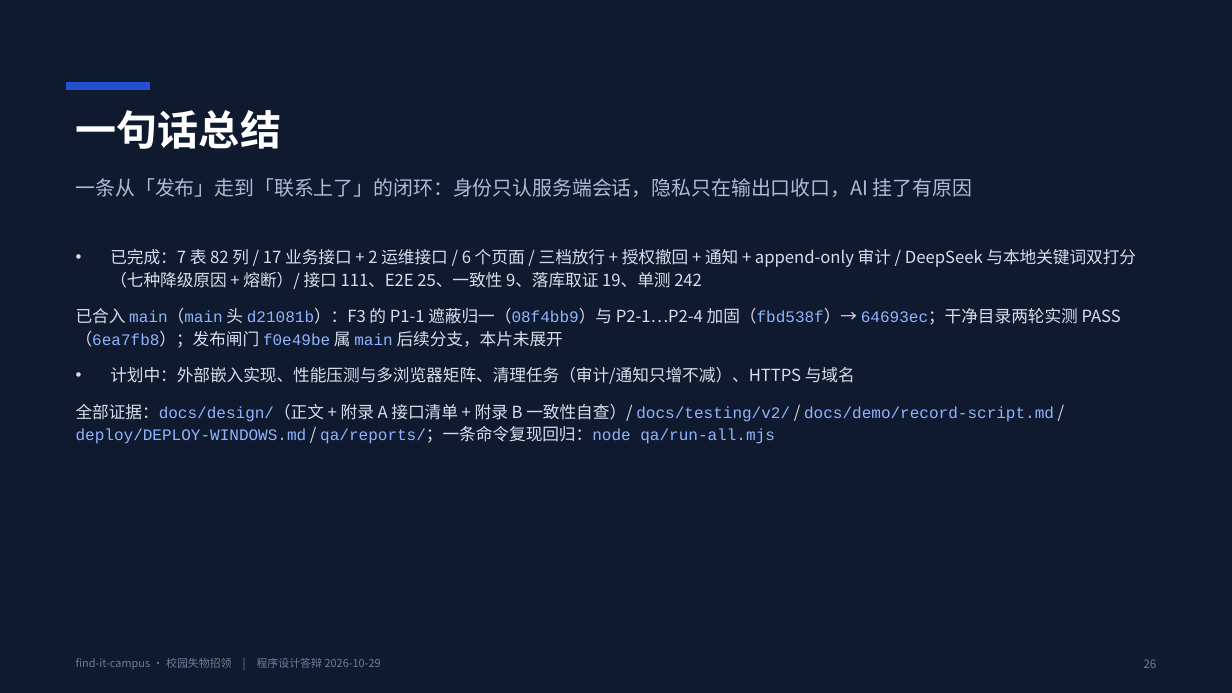
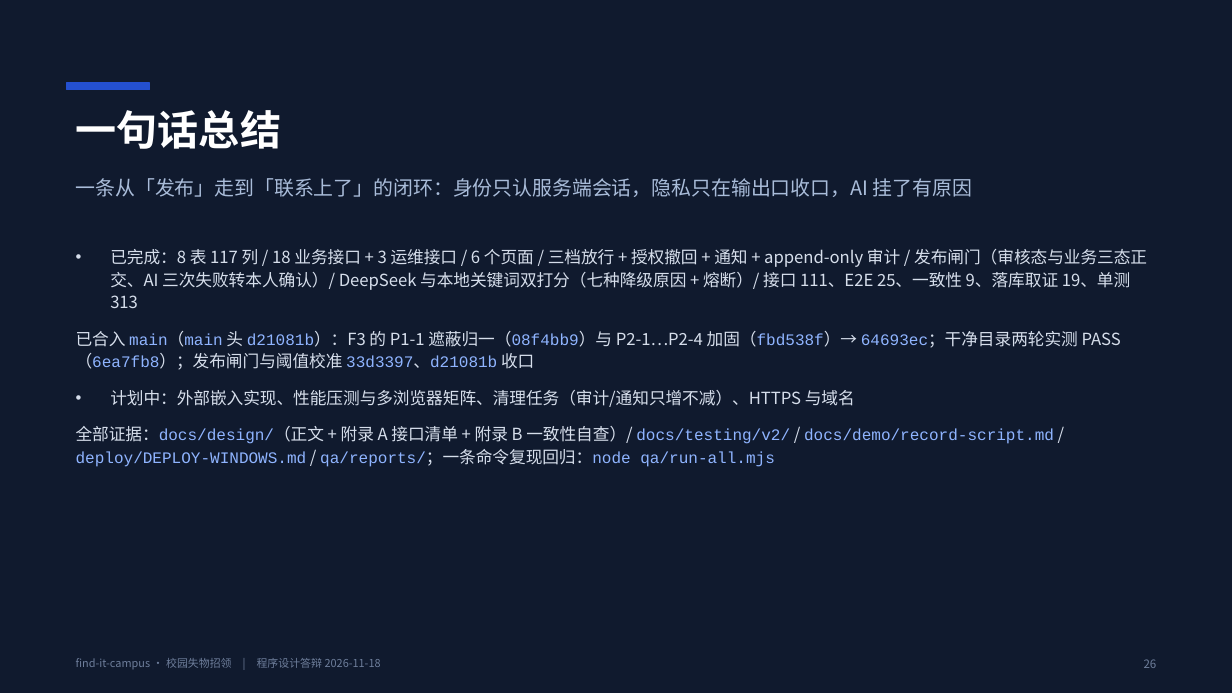
Before and after one commit to BLingKiy/find-it-campus, a slide deck: slide 26 of docs/delivery/答辩PPT.pptx. Drawn at 1232x693 pixels with LibreOffice and Linux fonts; fonts in the diff are those of the drawing. Boxes give left, top, right and bottom in pixels: in the first picture for what was removed or moved away, otherwise in the second. Text is boxed around its words. In the diff, an @@ line names an element or a change of style, - is before the commit and + after.

Commit message:
docs(delivery): 去版本化 + 按 d21081b 校准计数 + 契约补发布闸门 + 配图重画（ZHYYKFX-94）
正文 / PPT / 讲稿 / 录屏脚本 / 导出件统一为同一款产品的口径，历史沿革只留 §10.5。

数字（基线 d21081b，命令 node docs/design/tools/verify-counts.mjs）：
- 表 8 / 列 117 / 外键 10 / CHECK 29（t_review_audit 与双通道列补齐）
- 路径 21 = 18 业务 + 3 运维（新增 confirm-publish 与 ops/reviews/pending）
- 测试执行 313 = 307 @Test + 1 参数化 6 例

契约：补 POST /api/records/{id}/confirm-publish、GET /api/ops/reviews/pending、
RecordDetail 增 reviewState / ownerConfirmAvailable / reviewReason，矩阵 18x3=54 格。

配图：ER 拆两张（用户/记录/分类、配对/通知/审计），配对时序拆发布段与认领段，
架构图去掉九接口/三张表/无登录，时序阈值改 0.95/0.80 与 0.90/0.40，新增 export.mjs
一次生成 SVG 与 >=3000px PNG；docx 优先嵌 SVG + PNG 兜底。

导出：program-design.docx 1,808,376 字节 / 1173 块 / 18 个媒体（9 svg + 9 png）；
答辩PPT.pptx 26 页。只动 docs/，未改业务代码。

```diff
--- a/docs/delivery/答辩PPT.pptx
+++ b/docs/delivery/答辩PPT.pptx
@@ text at [76, 249, 1147, 370]: text changed @@
-• 已完成：7 表 82 列 / 17 业务接口 + 2 运维接口 / 6 个页面 / 三档放行 + 授权撤回 + 通知 + append-only 审计 / DeepSeek 与本地关键词双打分（七种降级原因 + 熔断）/ 接口 111、E2E 25、一致性 9、落库取证 19、单测 242
-• 已合入 main（main 头 d21081b）：F3 的 P1-1 遮蔽归一（08f4bb9）与 P2-1…P2-4 加固（fbd538f）→ 64693ec；干净目录两轮实测 PASS（6ea7fb8）；发布闸门 f0e49be 属 main 后续分支，本片未展开
+• 已完成：8 表 117 列 / 18 业务接口 + 3 运维接口 / 6 个页面 / 三档放行 + 授权撤回 + 通知 + append-only 审计 / 发布闸门（审核态与业务三态正交、AI 三次失败转本人确认）/ DeepSeek 与本地关键词双打分（七种降级原因 + 熔断）/ 接口 111、E2E 25、一致性 9、落库取证 19、单测 313
+• 已合入 main（main 头 d21081b）：F3 的 P1-1 遮蔽归一（08f4bb9）与 P2-1…P2-4 加固（fbd538f）→ 64693ec；干净目录两轮实测 PASS（6ea7fb8）；发布闸门与阈值校准 33d3397、d21081b 收口
@@ text at [76, 658, 381, 669]: text changed @@
-find-it-campus · 校园失物招领 | 程序设计答辩 2026-10-29
+find-it-campus · 校园失物招领 | 程序设计答辩 2026-11-18
```
Also in this commit, not shown: 24 other slides changed, 44 other files.
